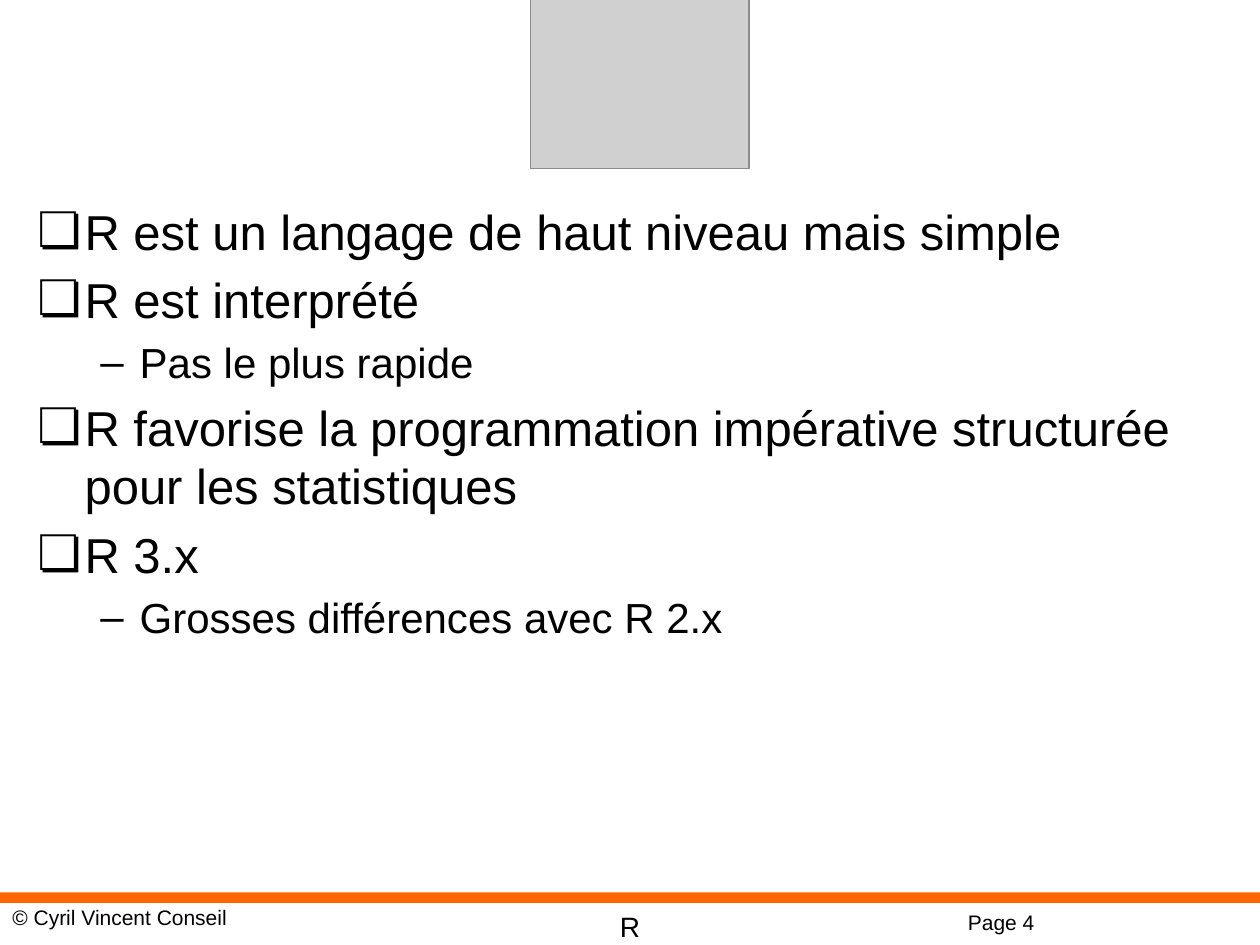
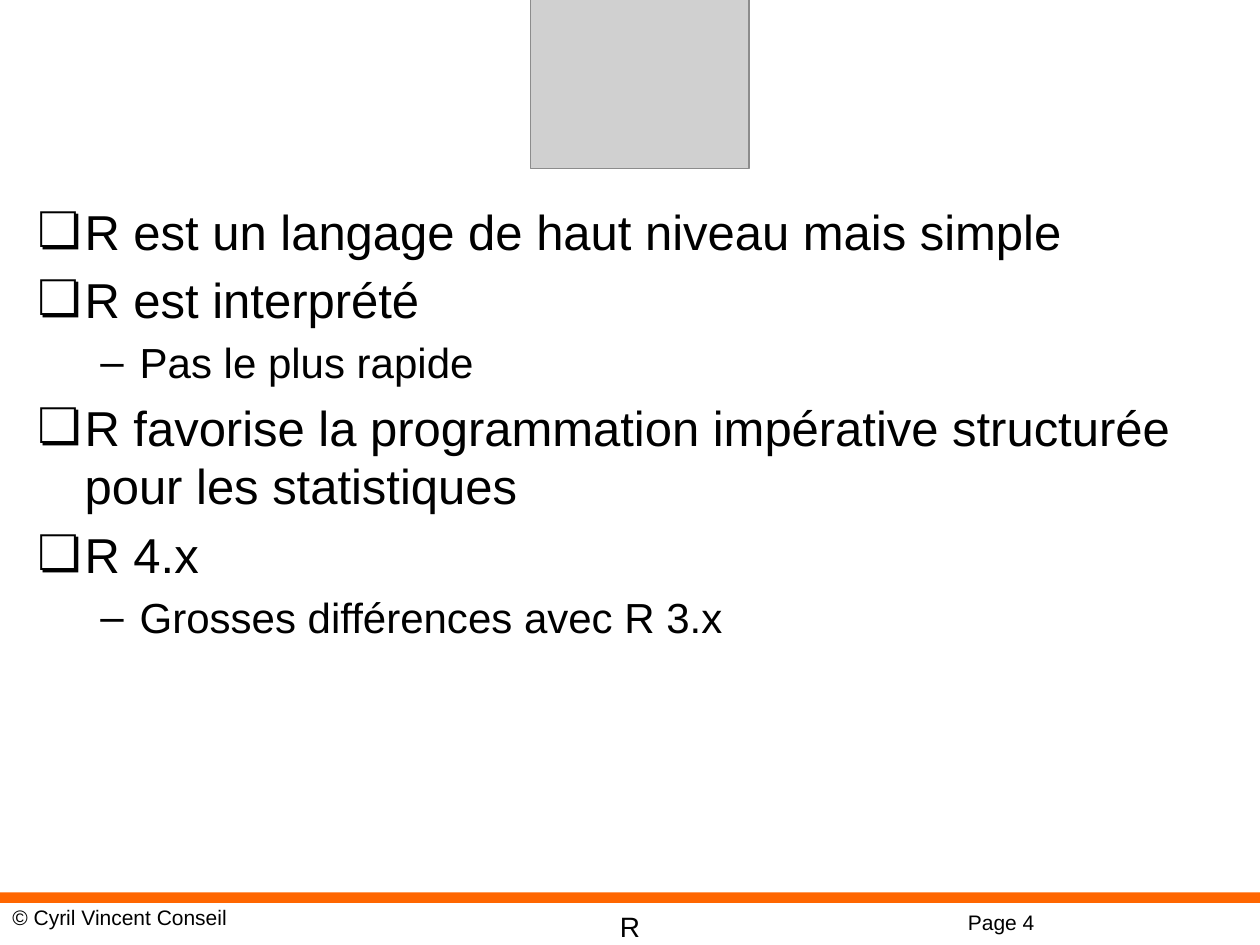
Before and after one commit to cyrilvincent/R, a slide deck: slide 4 of ppt/R-01-Intro.pptx. Drawn at 1260x945 pixels with LibreOffice and Linux fonts; fonts in the diff are those of the drawing; grey boxes stand for pictures; background and template pictures are left out. Boxes give left, top, right and bottom in pixels: in the first picture for what was removed or moved away, otherwise in the second. Text is boxed around its words. In the diff, an @@ line names an element or a change of style, - is before the commit and + after.

```diff
--- a/ppt/R-01-Intro.pptx
+++ b/ppt/R-01-Intro.pptx
@@ text at box(85, 539, 722, 634): text changed @@
-❏ R 3.x
-  – Grosses différences avec R 2.x
+❏ R 4.x
+  – Grosses différences avec R 3.x
```
Also in this commit, not shown: 1 other slide changed, 2 slides removed, 24 other files.
